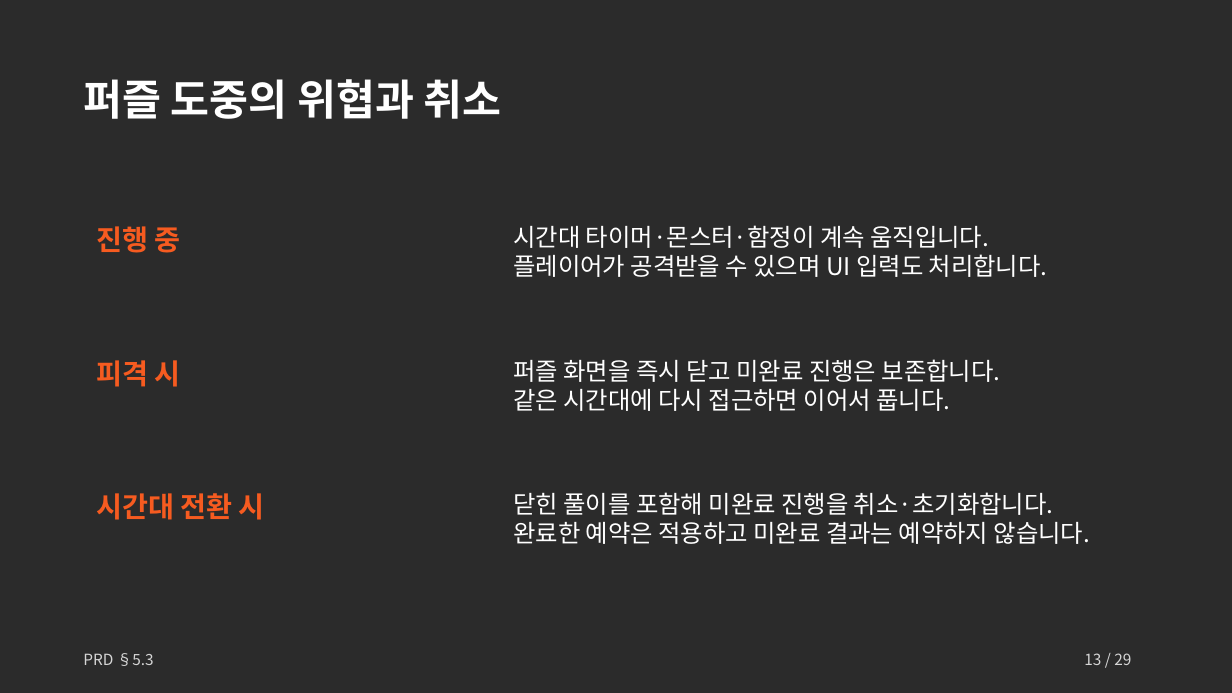
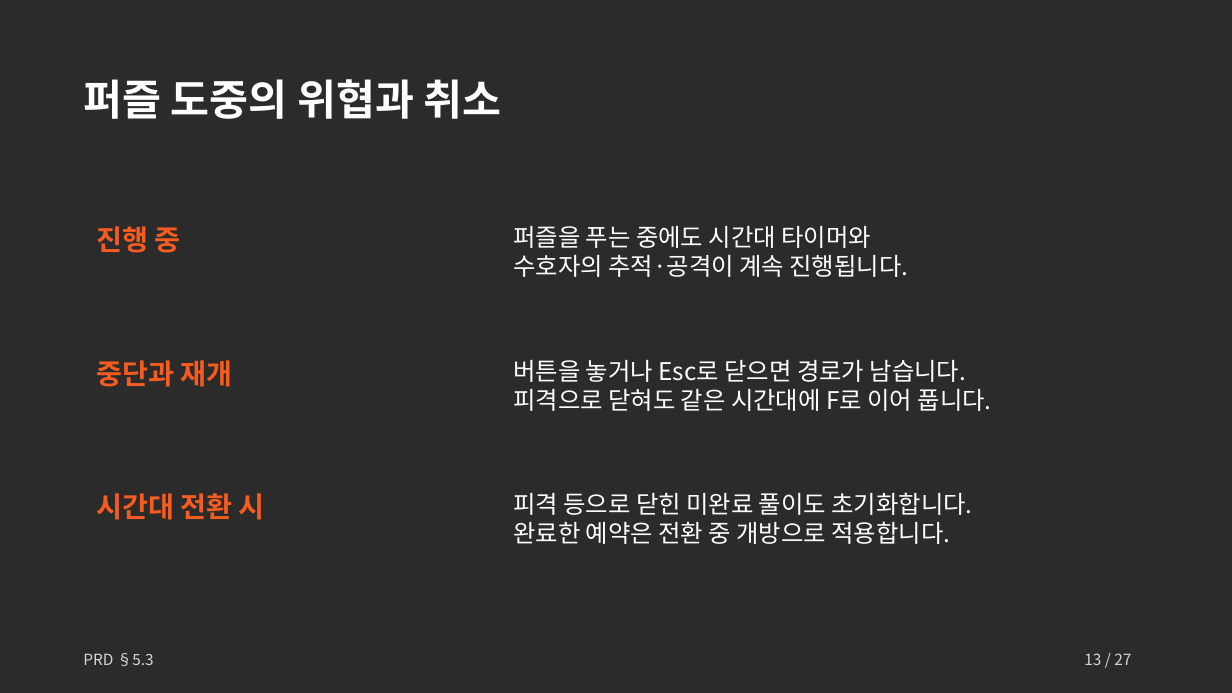
Before and after one commit to Hollolloho/2DGP_TermProject, a slide deck: slide 13 of Docs/초보자를 위한 미로 탈출 안내서_기획안.pptx. Drawn at 1232x693 pixels with LibreOffice and Linux fonts; fonts in the diff are those of the drawing; background and template pictures are left out; a plain dark background stands for a picture behind light text. Boxes give left, top, right and bottom in pixels: in the first picture for what was removed or moved away, otherwise in the second. Text is boxed around its words. In the diff, an @@ line names an element or a change of style, - is before the commit and + after.

```diff
--- a/Docs/초보자를 위한 미로 탈출 안내서_기획안.pptx
+++ b/Docs/초보자를 위한 미로 탈출 안내서_기획안.pptx
@@ text at (513,226,909,277): text changed @@
-시간대 타이머·몬스터·함정이 계속 움직입니다.
-플레이어가 공격받을 수 있으며 UI 입력도 처리합니다.
+퍼즐을 푸는 중에도 시간대 타이머와
+수호자의 추적·공격이 계속 진행됩니다.
@@ text at (96,360,233,387): text changed @@
-피격 시
+중단과 재개
@@ text at (513,360,992,411): text changed @@
-퍼즐 화면을 즉시 닫고 미완료 진행은 보존합니다.
-같은 시간대에 다시 접근하면 이어서 풉니다.
+버튼을 놓거나 Esc로 닫으면 경로가 남습니다.
+피격으로 닫혀도 같은 시간대에 F로 이어 풉니다.
@@ text at (513,492,973,544): text changed @@
-닫힌 풀이를 포함해 미완료 진행을 취소·초기화합니다.
-완료한 예약은 적용하고 미완료 결과는 예약하지 않습니다.
+피격 등으로 닫힌 미완료 풀이도 초기화합니다.
+완료한 예약은 전환 중 개방으로 적용합니다.
@@ text at (1084,653,1131,665): text changed @@
-13 / 29
+13 / 27
```
Also in this commit, not shown: 26 other slides changed, 7 other files.
